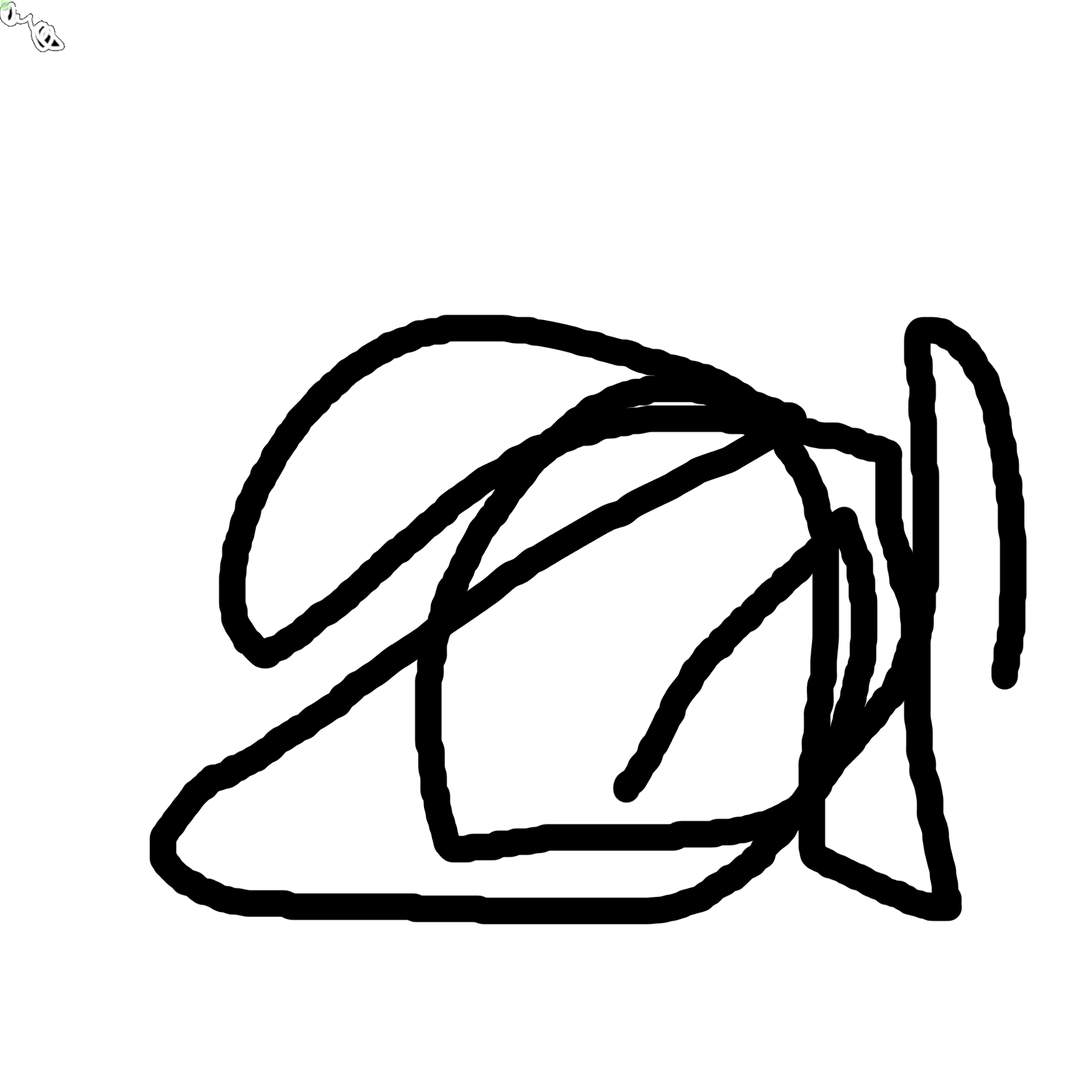
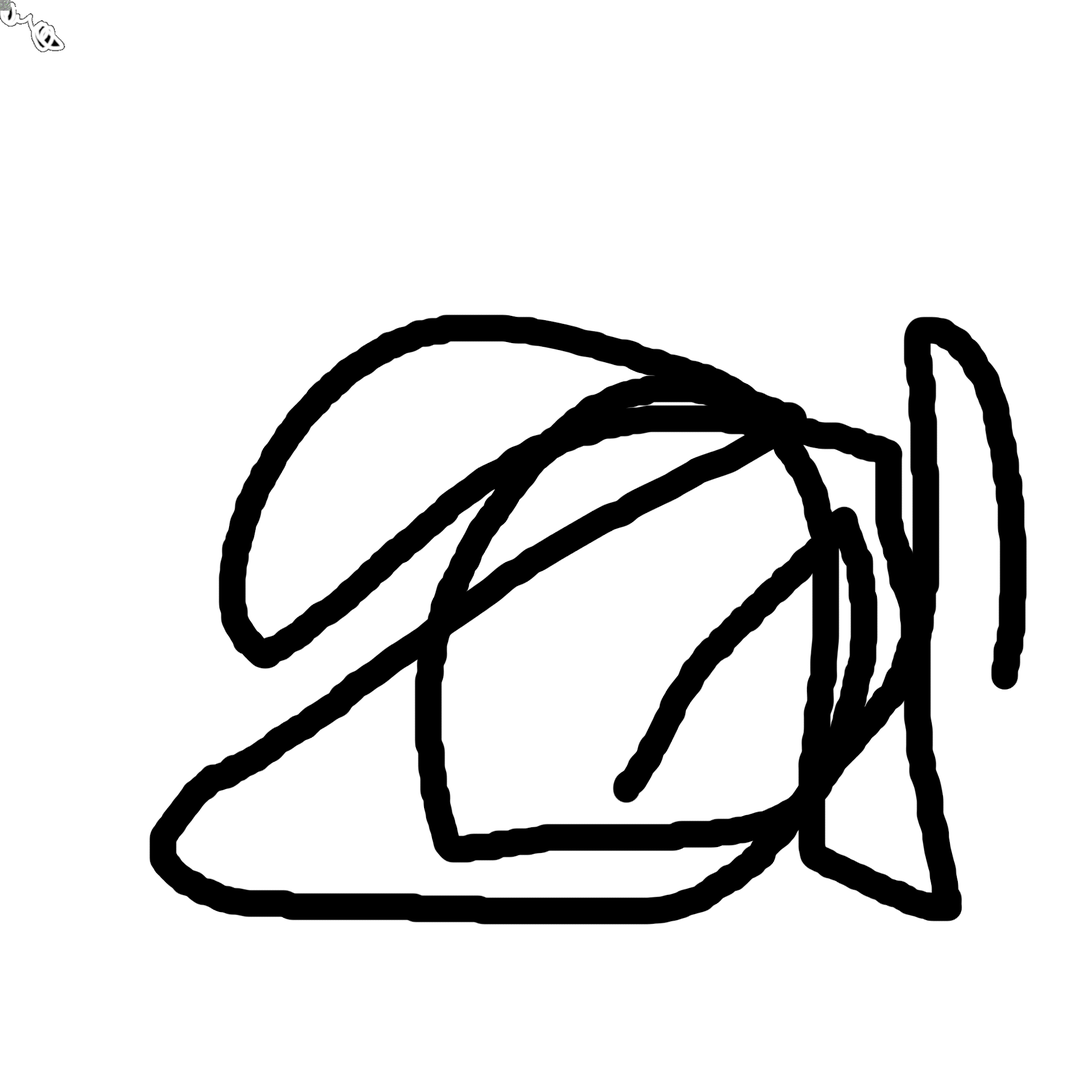
Layer changes from the first 1091px x 1091px image to the second:
painted on "Background" over <box>0,0,11,11</box>
